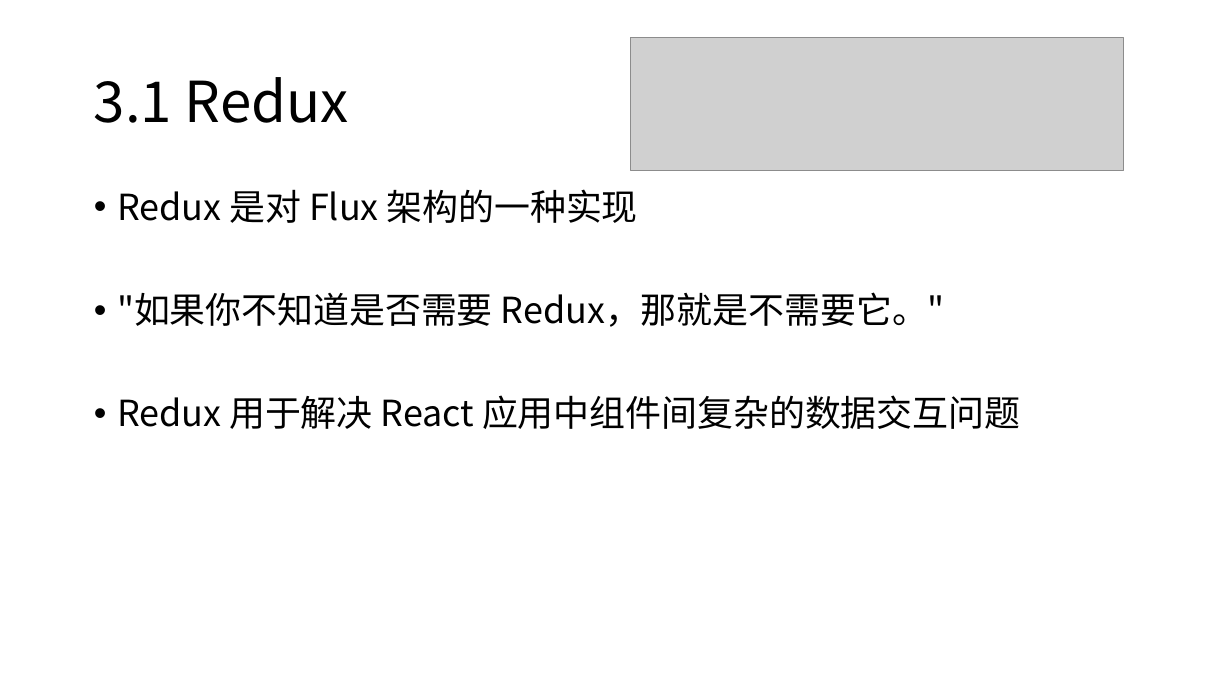
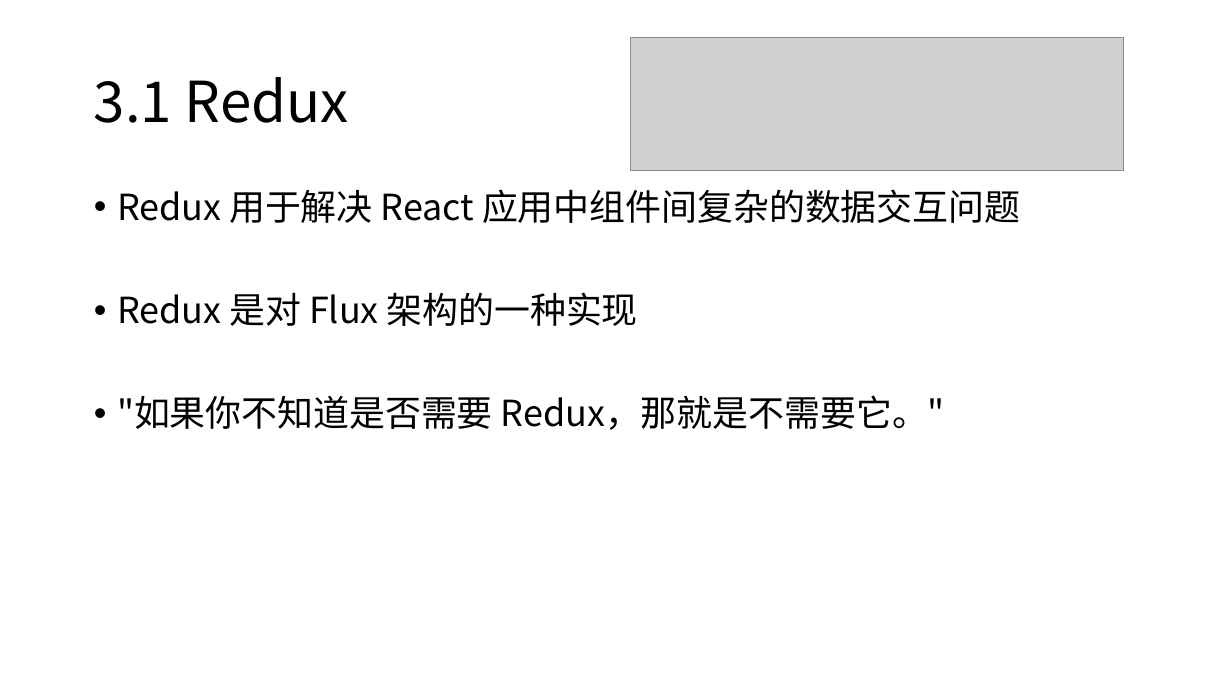
Before and after one commit to Zettat123/react_tutorial, a slide deck: slide 24 of slides/React 入门.pptx (slide 23 before the commit). Drawn at 1232x693 pixels with LibreOffice and Linux fonts; fonts in the diff are those of the drawing; grey boxes stand for pictures. Boxes give left, top, right and bottom in pixels: in the first picture for what was removed or moved away, otherwise in the second. Text is boxed around its words. In the diff, an @@ line names an element or a change of style, - is before the commit and + after.

```diff
--- a/slides/React 入门.pptx
+++ b/slides/React 入门.pptx
@@ text at <box>117,189,1020,223</box>: paragraph added @@
+• Redux 用于解决 React 应用中组件间复杂的数据交互问题
@@ text at <box>117,395,1020,429</box>: paragraph removed @@
-• Redux 用于解决 React 应用中组件间复杂的数据交互问题
```
Also in this commit, not shown: 3 other slides changed, 1 slide added, 1 other file.
